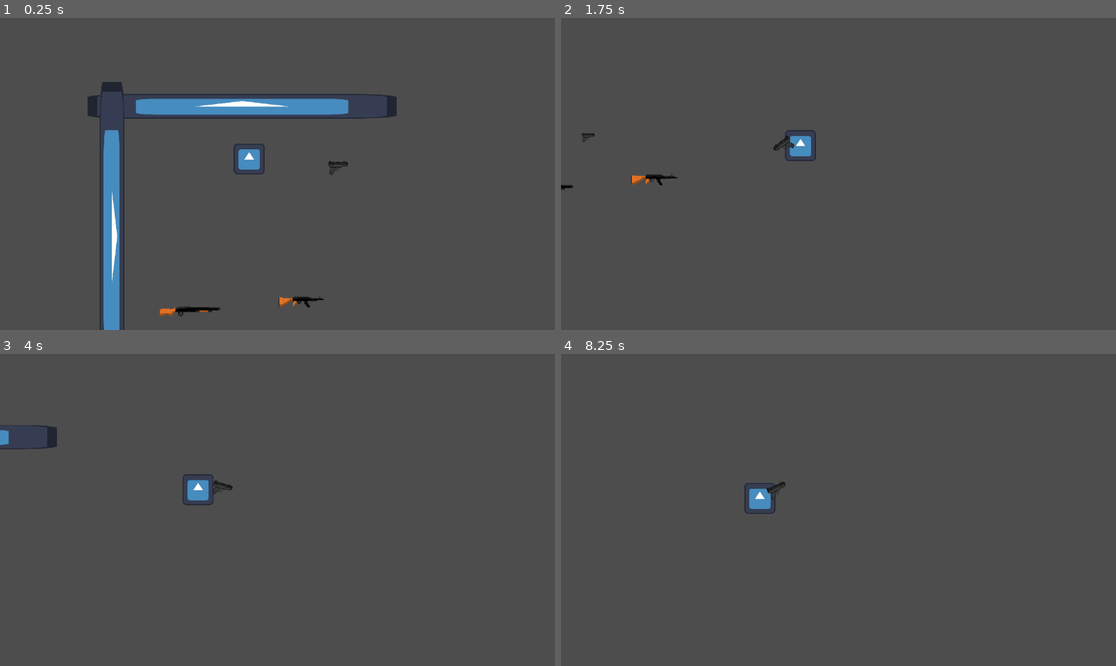
Above: before the commit, frames 1-4 (two rows, left to right).
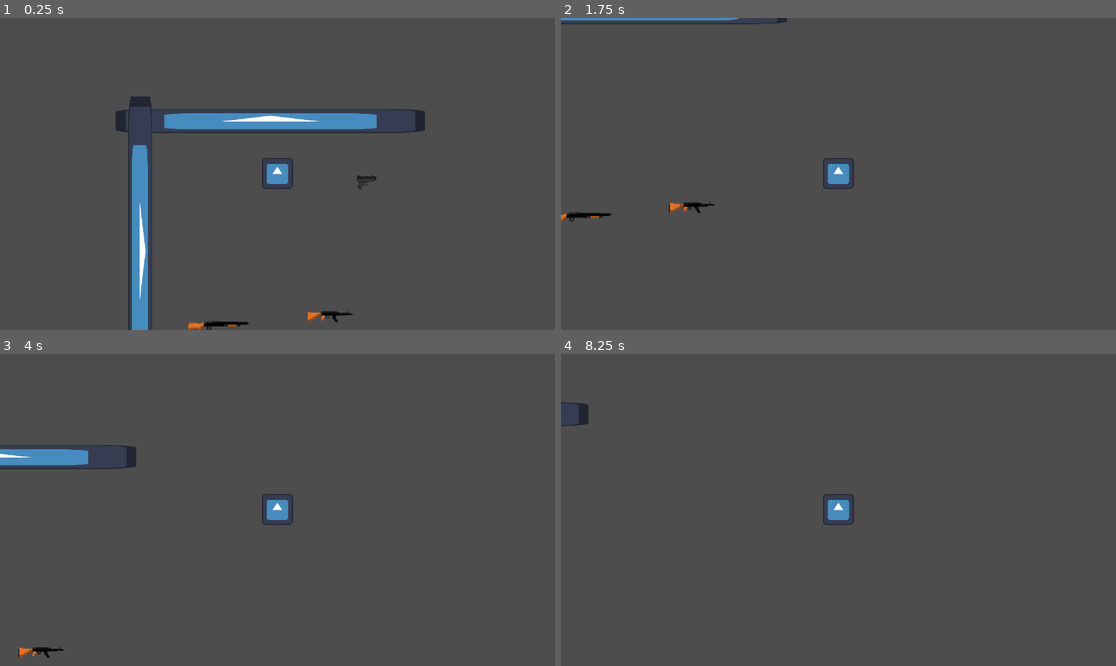
Above: after the commit, the same moments.

Repository: KarumGhag/Hitman4
Game: Godot game, scene res://World/world.tscn
Two runs of this game, one before a commit and one after it. Both use one fixed random seed, a clock stepped at 60 frames per second and the inputs below. The engine's default icon, where the game draws it, is replaced by a stand-in: a white triangle on a blue panel in a dark square.
Inputs (mouse positions are in pixels of both pictures, inside the frame that each line leads up to):
- Up to frame 1 (0.25 s): no input
- Up to frame 2 (1.75 s): tap Enter at 0.5 s; move the mouse to (960, 158) at 0.52 s; hold D (right) 0.53-1.28 s; tap Mouse wheel up (last) at 0.6 s; right-click (960, 158) at 0.8 s; move the mouse to (727, 189) at 1.27 s; hold S (down) from 1.28 s (still down); right-click (727, 189) at 1.35 s; tap Space (holster, bound only after the commit) at 1.55 s
- Up to frame 3 (4 s): move the mouse to (333, 441) at 2.02 s; release S (down) at 2.03 s; hold D (right) 2.03-2.78 s; tap Space (holster, bound only after the commit) at 2.1, 3.8 s; tap Mouse wheel up (last) at 2.3, 2.85 s; move the mouse to (249, 572) at 2.77 s; hold W (up) 2.78-3.53 s; right-click (249, 572) at 3.05 s; move the mouse to (444, 556) at 3.52 s; hold A (left) from 3.53 s (still down); tap Mouse wheel down (next) at 3.6 s
- Up to frame 4 (8.25 s): move the mouse to (672, 463) at 4.27 s; right-click (672, 463) at 4.35 s; tap Mouse wheel up (last) at 4.55, 6.6 s; move the mouse to (866, 510) at 5.02 s; release A (left) at 5.03 s; press the mouse at (866, 510) at 5.03 s; hold S (down) 5.03-5.78 s; right-click (866, 510) at 5.3 s; move the mouse to (755, 432) at 5.77 s; release the mouse at (755, 432) at 5.78 s; hold D (right) 5.78-6.53 s; tap Space (holster, bound only after the commit) at 5.85, 8.1 s; move the mouse to (960, 494) at 6.52 s; hold W (up) 6.53-7.28 s; move the mouse to (727, 525) at 7.27 s; hold D (right) 7.28-8.03 s; right-click (727, 525) at 7.35 s; move the mouse to (894, 441) at 8.02 s; hold S (down) from 8.03 s (still down)

The runs differ from the first frame. In frame 1, 10% of the frame differs, in the area x 15-77%, y 20-100%; in frame 2, 1.7%; in frame 3, 2.2%; in frame 4, 0.8%.
Error before the commit: Cannot call method 'hide' on a null value. (res://InventorySystem/InventoryClass.gd:148)
Error after the commit: Cannot call method 'hide' on a null value. (res://InventorySystem/InventoryClass.gd:164)

Commit message:
made camera a bit better - holstering weapons - weapons auto equip when picked up

Diff:
--- /dev/null
+++ b/GunSystem/BulletVisuals/BulletTrail.gd
@@ -0,0 +1,11 @@
+extends Node
+
+
+# Called when the node enters the scene tree for the first time.
+func _ready():
+	pass # Replace with function body.
+
+
+# Called every frame. 'delta' is the elapsed time since the previous frame.
+func _process(delta):
+	pass
--- a/GunSystem/Guns/Remington.tscn
+++ b/GunSystem/Guns/Remington.tscn
@@ -30,6 +30,7 @@
 }
 
 [node name="Remington" type="Node2D" node_paths=PackedStringArray("shootPoint", "animationPlayer", "pickUpArea", "image")]
+position = Vector2(0, 4)
 script = ExtResource("1_4p5ho")
 bullet = ExtResource("2_bqip4")
 shootPoint = NodePath("ShootPoint")
--- a/InventorySystem/InventoryClass.gd
+++ b/InventorySystem/InventoryClass.gd
@@ -17,6 +17,8 @@
 
 var itemShowers : Array[Sprite2D] = [currentItemUI, nextItemUI, previousItemUI]
 
+var lastEquipedItem : int
+var holstered : bool = false
 
 func _ready():
 	inventory.resize(10)
@@ -46,6 +48,19 @@
 	if Input.is_action_just_pressed("last"):
 		currentItem = inventory[getPrevious()]
 		updateUI()
+
+	if Input.is_action_just_pressed("holster") and not isEmpty():
+		if not holstered:
+			lastEquipedItem = getCurrent()
+			currentItem.equiped = false
+			currentItem = null
+		else:
+			currentItem = inventory[lastEquipedItem]
+			currentItem.equiped = true
+
+		holstered = not holstered #toggles the value
+
+
 
 	if currentItem:
 		currentItem.equiped = true
@@ -128,6 +143,7 @@
 	return -1
 
 
+#returning true means the inventory is empty
 func isEmpty() -> bool:
 	for i in range(len(inventory)):
 		if inventory[i] != null:
--- a/InventorySystem/itemClass.gd
+++ b/InventorySystem/itemClass.gd
@@ -72,9 +72,9 @@
 			inventorySystem.inventory[i] = self
 			inInv = true
 
-			if autoEquip:
-				inventorySystem.currentItem = inventorySystem.inventory[i]
-				equiped = true
+			#if autoEquip:
+			inventorySystem.currentItem = inventorySystem.inventory[i]
+			equiped = true
 				#inventorySystem.updateUI()
 
 			return
--- a/Player/Camera.gd
+++ b/Player/Camera.gd
@@ -5,13 +5,21 @@
 @export_subgroup("Camera")
 @export var leanScale : float = 0.1
 @export var leanSmoothness : float = 30
+@export var player : Player
+
+func _process(delta):
+	#camera will only lean if the player is holding an item
 
 
-func _process(delta):
-	var directionToMouse : Vector2 = (get_global_mouse_position() - position).normalized()
-	var distanceToMouse : float = get_global_mouse_position().distance_to(position)
-	var lean = directionToMouse * distanceToMouse * leanScale
-	offset = lerp(offset, lean, delta * leanSmoothness)
+	if player.inventorySystem.currentItem != null:
+		var directionToMouse : Vector2 = (get_global_mouse_position() - position).normalized()
+		var distanceToMouse : float = get_global_mouse_position().distance_to(position)
+		var lean = directionToMouse * distanceToMouse * leanScale
+		offset = lerp(offset, lean, delta * leanSmoothness)
+	else:
+		offset = Vector2.ZERO
+
+
 
 func shakeCam(shakeAmount) -> void:
 	var rng = RandomNumberGenerator.new()
--- a/Player/player.tscn
+++ b/Player/player.tscn
@@ -22,13 +22,13 @@
 [node name="CollisionShape2D" type="CollisionShape2D" parent="."]
 shape = SubResource("RectangleShape2D_tf50w")
 
-[node name="Camera2D" type="Camera2D" parent="."]
-script = ExtResource("3_l2l2i")
-
 [node name="CameraDesiredPos" type="Node2D" parent="."]
-position = Vector2(118, 0)
 
 [node name="ItemHolderRotater" type="Node2D" parent="."]
 
 [node name="ItemHolder" type="Node2D" parent="ItemHolderRotater"]
 position = Vector2(31, 0)
+
+[node name="Camera2D" type="Camera2D" parent="." node_paths=PackedStringArray("player")]
+script = ExtResource("3_l2l2i")
+player = NodePath("..")
--- a/project.godot
+++ b/project.godot
@@ -57,18 +57,21 @@
 next={
 "deadzone": 0.5,
 "events": [Object(InputEventMouseButton,"resource_local_to_scene":false,"resource_name":"","device":-1,"window_id":0,"a …(253 unchanged characters)…
-, Object(InputEventKey,"resource_local_to_scene":false,"resource_name":"","device":-1,"window_id":0,"alt_pressed":false,"shift_pressed":false,"ctrl_pressed":false,"meta_pressed":false,"pressed":false,"keycode":0,"physical_keycode":32,"key_label":0,"unicode":32,"location":0,"echo":false,"script":null)
 ]
 }
 last={
 "deadzone": 0.5,
 "events": [Object(InputEventMouseButton,"resource_local_to_scene":false,"resource_name":"","device":-1,"window_id":0,"a …(253 unchanged characters)…
-, Object(InputEventKey,"resource_local_to_scene":false,"resource_name":"","device":-1,"window_id":0,"alt_pressed":false,"shift_pressed":false,"ctrl_pressed":false,"meta_pressed":false,"pressed":false,"keycode":0,"physical_keycode":67,"key_label":0,"unicode":99,"location":0,"echo":false,"script":null)
 ]
 }
 pickUp={
 "deadzone": 0.5,
 "events": [Object(InputEventMouseButton,"resource_local_to_scene":false,"resource_name":"","device":-1,"window_id":0,"a …(253 unchanged characters)…
+]
+}
+holster={
+"deadzone": 0.5,
+"events": [Object(InputEventKey,"resource_local_to_scene":false,"resource_name":"","device":-1,"window_id":0,"alt_pressed":false,"shift_pressed":false,"ctrl_pressed":false,"meta_pressed":false,"pressed":false,"keycode":0,"physical_keycode":32,"key_label":0,"unicode":32,"location":0,"echo":false,"script":null)
 ]
 }
 
